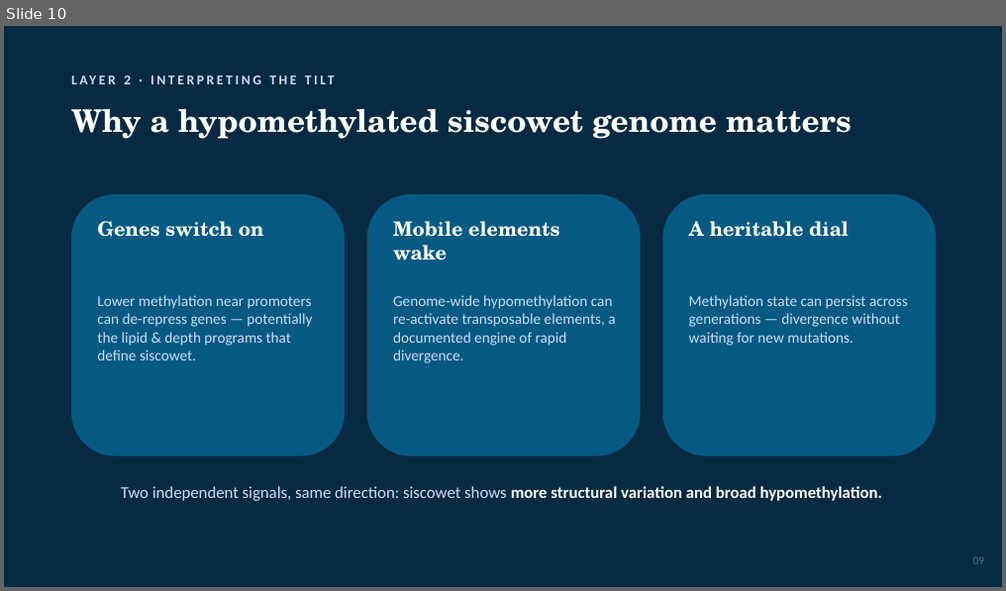
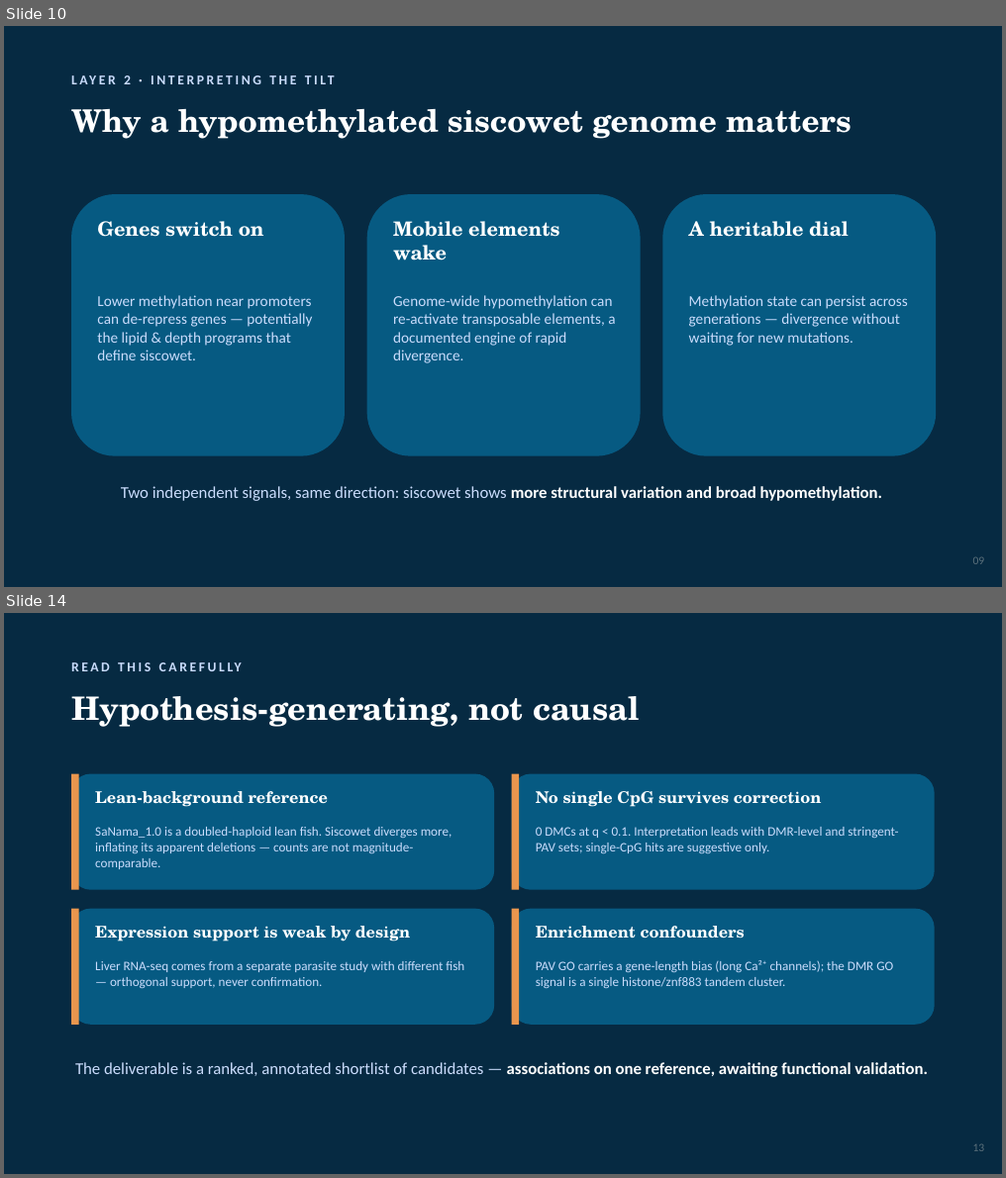
Before and after one commit to RobertsLab/project-lake-trout, a slide deck: output/deck/lake-trout-ecotypes-PAV-methylation.pptx. Shown one above the other, each under a label of ours: slide 10 before the commit, slides 10 and 14 after it; the slides between them are not shown. The pictures are 1006x591 and 1006x1178 pixels, drawn with LibreOffice and Linux fonts; fonts in the diff are those of the drawing. Boxes give left, top, right and bottom in pixels: in the first picture for what was removed or moved away, otherwise in the second. Text is boxed around its words. In the diff, an @@ line names an element or a change of style, - is before the commit and + after.

```diff
--- a/output/deck/lake-trout-ecotypes-PAV-methylation.pptx
+++ b/output/deck/lake-trout-ecotypes-PAV-methylation.pptx
@@ slide 14 added at (4, 613, 1002, 1174), background #062A42 @@
@@ text added at (71, 658, 670, 684), 13 pt, text #CADCFC, bold @@
+READ THIS CAREFULLY
@@ text added at (71, 696, 640, 727), 31 pt, text #FFFFFF, bold @@
+Hypothesis-generating, not causal
@@ rounded rectangle added at (71, 774, 494, 890), fill #065A82 @@
@@ rectangle added at (71, 774, 79, 890), fill #E9964E @@
@@ rounded rectangle added at (512, 774, 935, 890), fill #065A82 @@
@@ rectangle added at (512, 774, 519, 890), fill #E9964E @@
@@ text added at (95, 791, 328, 807), 15.5 pt, text #FFFFFF, bold @@
+Lean-background reference
@@ text added at (536, 791, 822, 807), 15.5 pt, text #FFFFFF, bold @@
+No single CpG survives correction
@@ text added at (95, 827, 452, 869), 12.5 pt, text #CADCFC @@
+SaNama_1.0 is a doubled-haploid lean fish. Siscowet diverges more, inflating its apparent deletions — counts are not magnitude-comparable.
@@ text added at (536, 827, 898, 855), 12.5 pt, text #CADCFC @@
+0 DMCs at q < 0.1. Interpretation leads with DMR-level and stringent-PAV sets; single-CpG hits are suggestive only.
@@ rounded rectangle added at (71, 909, 494, 1025), fill #065A82 @@
@@ rectangle added at (71, 909, 79, 1025), fill #E9964E @@
@@ rounded rectangle added at (512, 909, 935, 1025), fill #065A82 @@
@@ rectangle added at (512, 909, 519, 1025), fill #E9964E @@
@@ text added at (95, 926, 410, 942), 15.5 pt, text #FFFFFF, bold @@
+Expression support is weak by design
@@ text added at (536, 926, 745, 939), 15.5 pt, text #FFFFFF, bold @@
+Enrichment confounders
@@ text added at (95, 961, 464, 989), 12.5 pt, text #CADCFC @@
+Liver RNA-seq comes from a separate parasite study with different fish — orthogonal support, never confirmation.
@@ text added at (536, 960, 893, 989), 12.5 pt, text #CADCFC @@
+PAV GO carries a gene-length bias (long Ca²⁺ channels); the DMR GO signal is a single histone/znf883 tandem cluster.
@@ text added at (75, 1062, 928, 1077), 16 pt, text #FFFFFF, bold @@
+The deliverable is a ranked, annotated shortlist of candidates — associations on one reference, awaiting functional validation.
@@ text added at (973, 1145, 985, 1152), 11 pt, text #5B707B @@
+13
```
Also in this commit, not shown: 10 slides changed, 3 other slides added, 1 slide removed, 1 other file.
